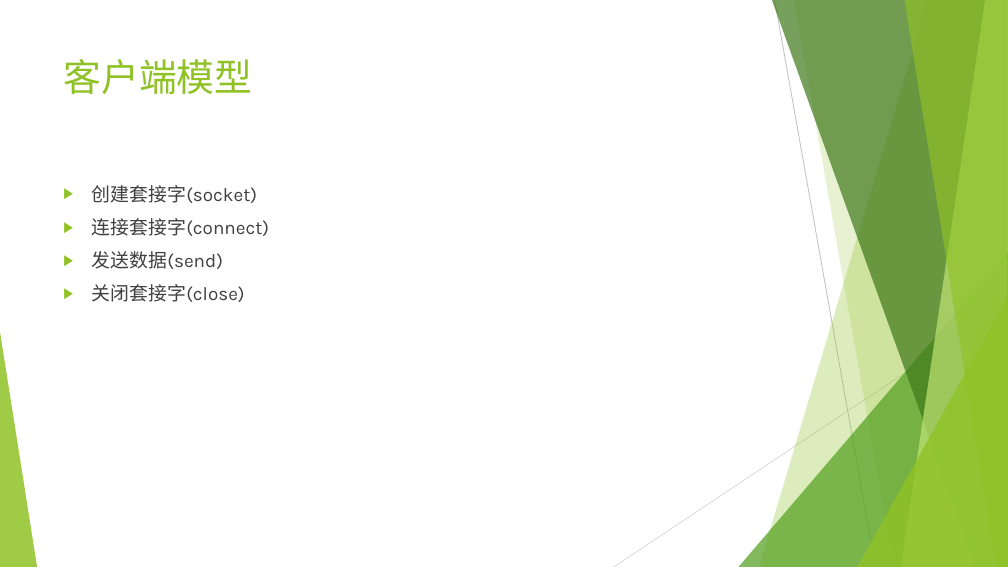
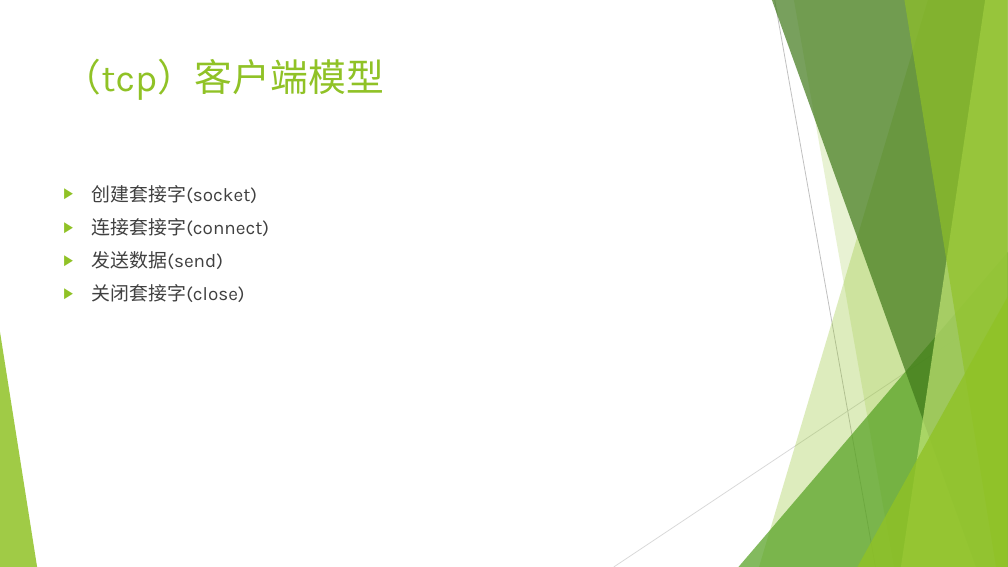
Before and after one commit to zitong/socket-test, a slide deck: slide 6 of test-01/test-01.ppt (slide 5 before the commit). Drawn at 1008x567 pixels with LibreOffice and Linux fonts; fonts in the diff are those of the drawing. Boxes give left, top, right and bottom in pixels: in the first picture for what was removed or moved away, otherwise in the second. Text is boxed around its words. In the diff, an @@ line names an element or a change of style, - is before the commit and + after.

```diff
--- a/test-01/test-01.ppt
+++ b/test-01/test-01.ppt
@@ title at [64, 59, 384, 100]: text changed @@
-客户端模型
+（tcp）客户端模型
```
Also in this commit, not shown: 1 other slide changed, 2 slides added, 2 other files.
